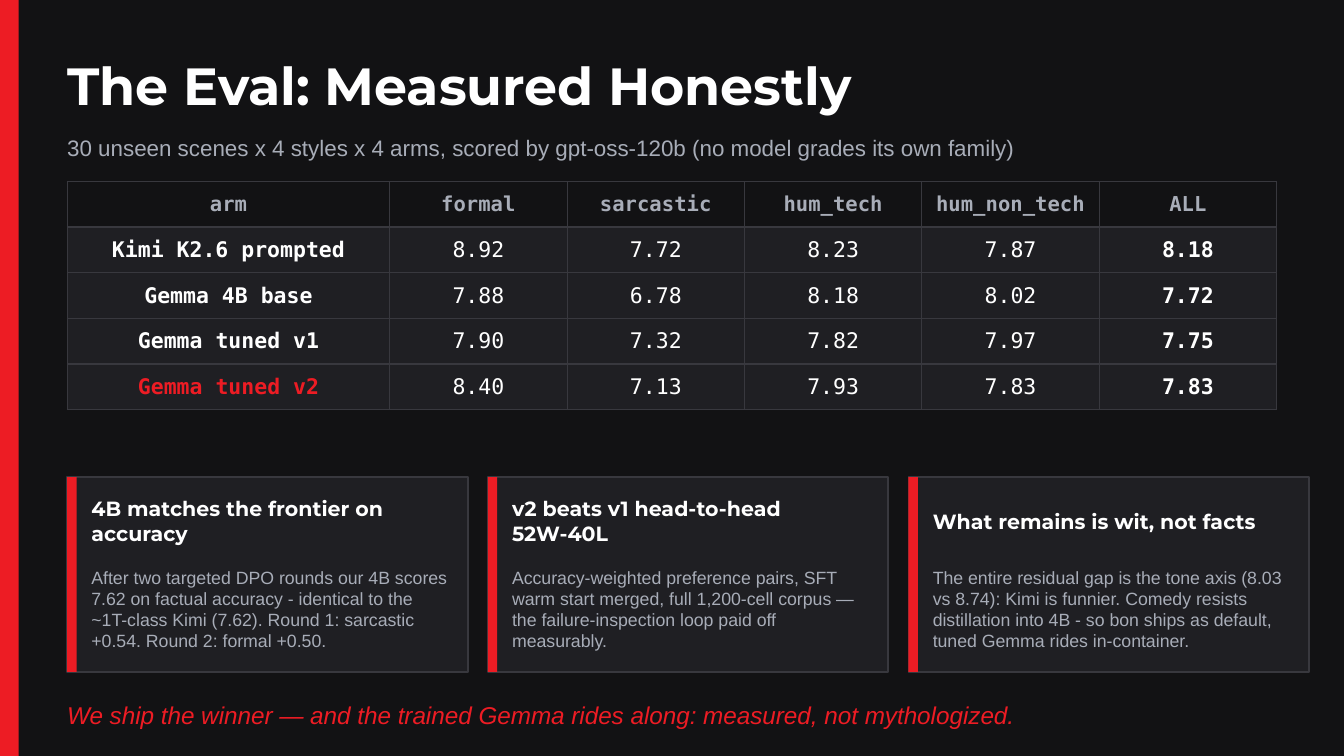
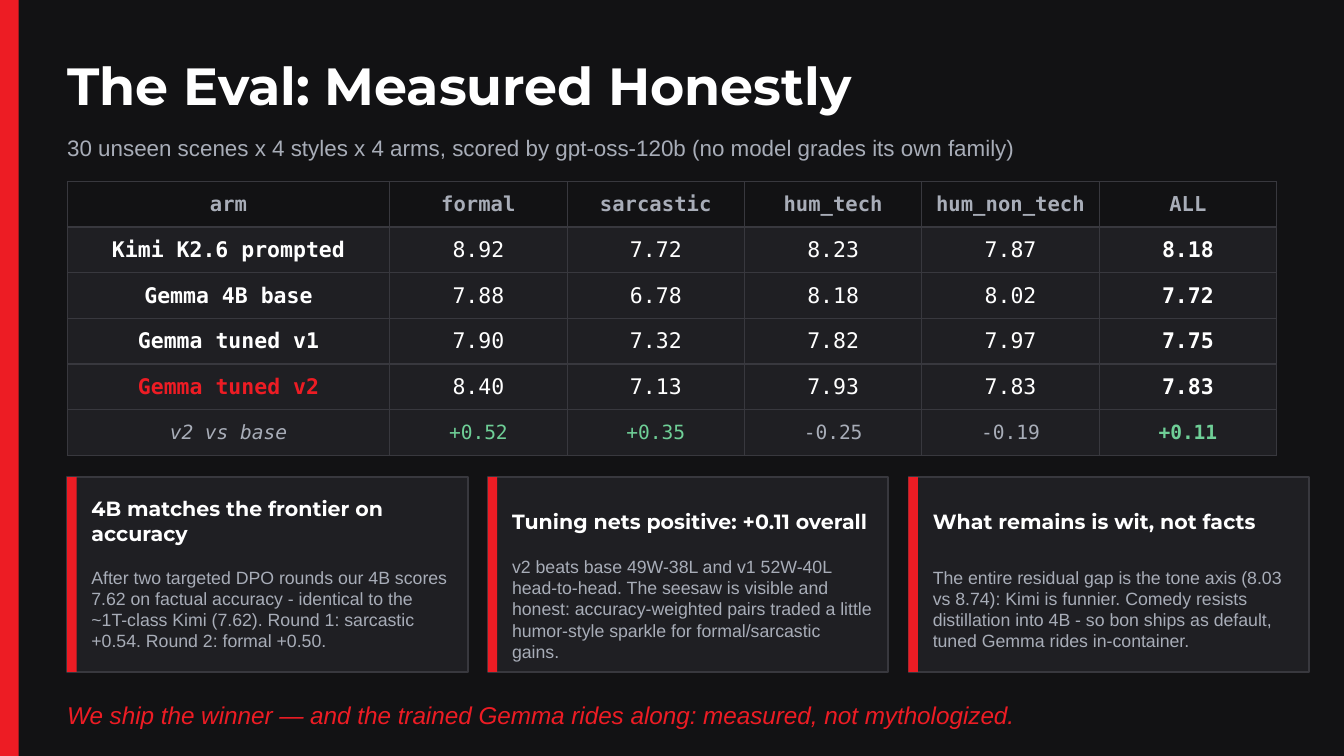
Before and after one commit to SankarSubbayya/styleforge, a slide deck: slide 8 of presentation/StyleForge.pptx. Drawn at 1344x756 pixels with LibreOffice and Linux fonts; fonts in the diff are those of the drawing. Boxes give left, top, right and bottom in pixels: in the first picture for what was removed or moved away, otherwise in the second. Text is boxed around its words. In the diff, an @@ line names an element or a change of style, - is before the commit and + after.

```diff
--- a/presentation/StyleForge.pptx
+++ b/presentation/StyleForge.pptx
@@ table at (67, 181, 1277, 444) @@
+row 6: v2 vs base | +0.52 | +0.35 | -0.25 | -0.19 | +0.11
@@ text at (512, 513, 867, 533): text changed @@
-v2 beats v1 head-to-head 52W-40L
+Tuning nets positive: +0.11 overall
@@ text at (512, 560, 871, 662): text changed @@
-Accuracy-weighted preference pairs, SFT warm start merged, full 1,200-cell corpus — the failure-inspection loop paid off measurably.
+v2 beats base 49W-38L and v1 52W-40L head-to-head. The seesaw is visible and honest: accuracy-weighted pairs traded a little humor-style sparkle for formal/sarcastic gains.
```
Also in this commit, not shown: 4 other files.
